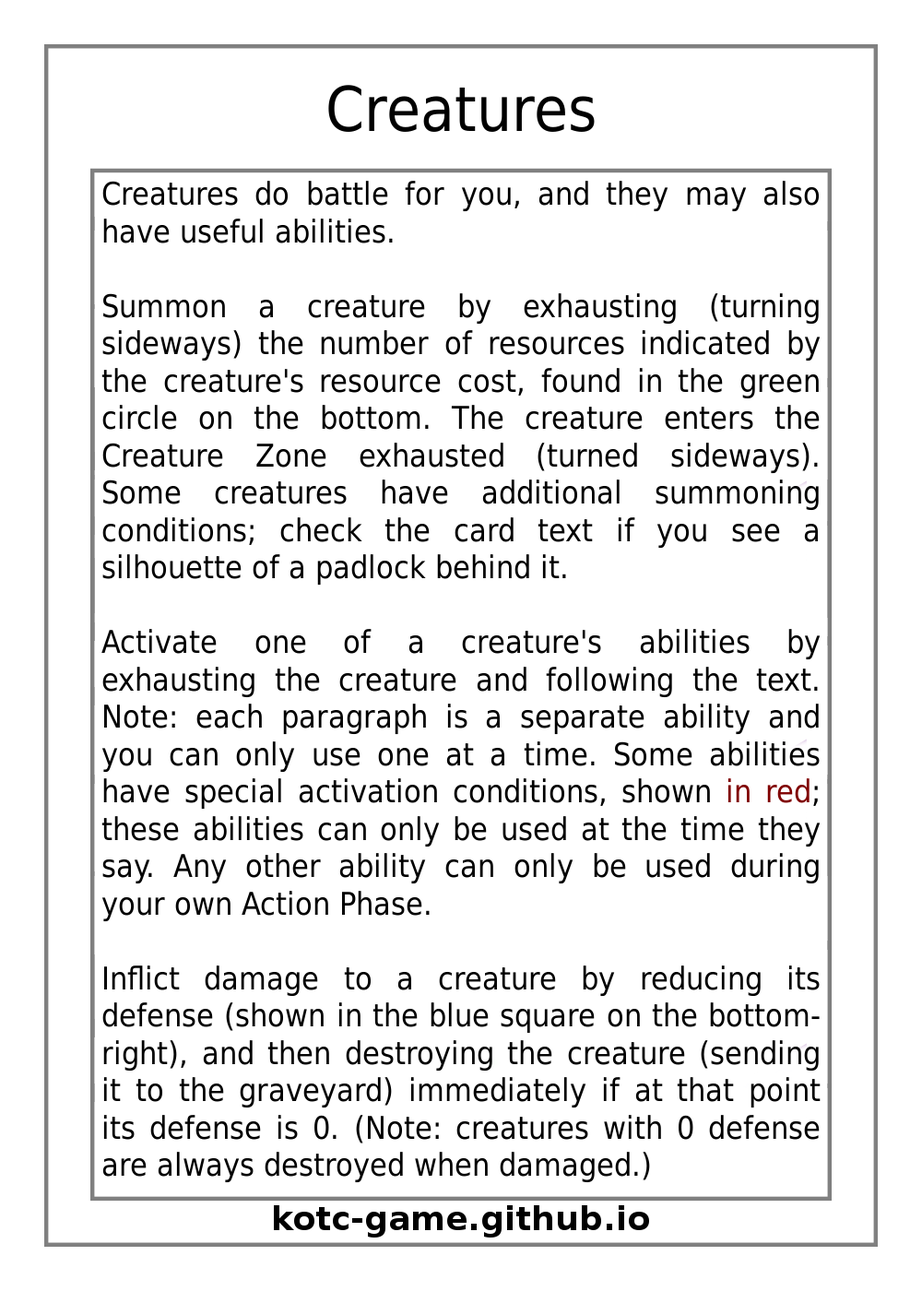
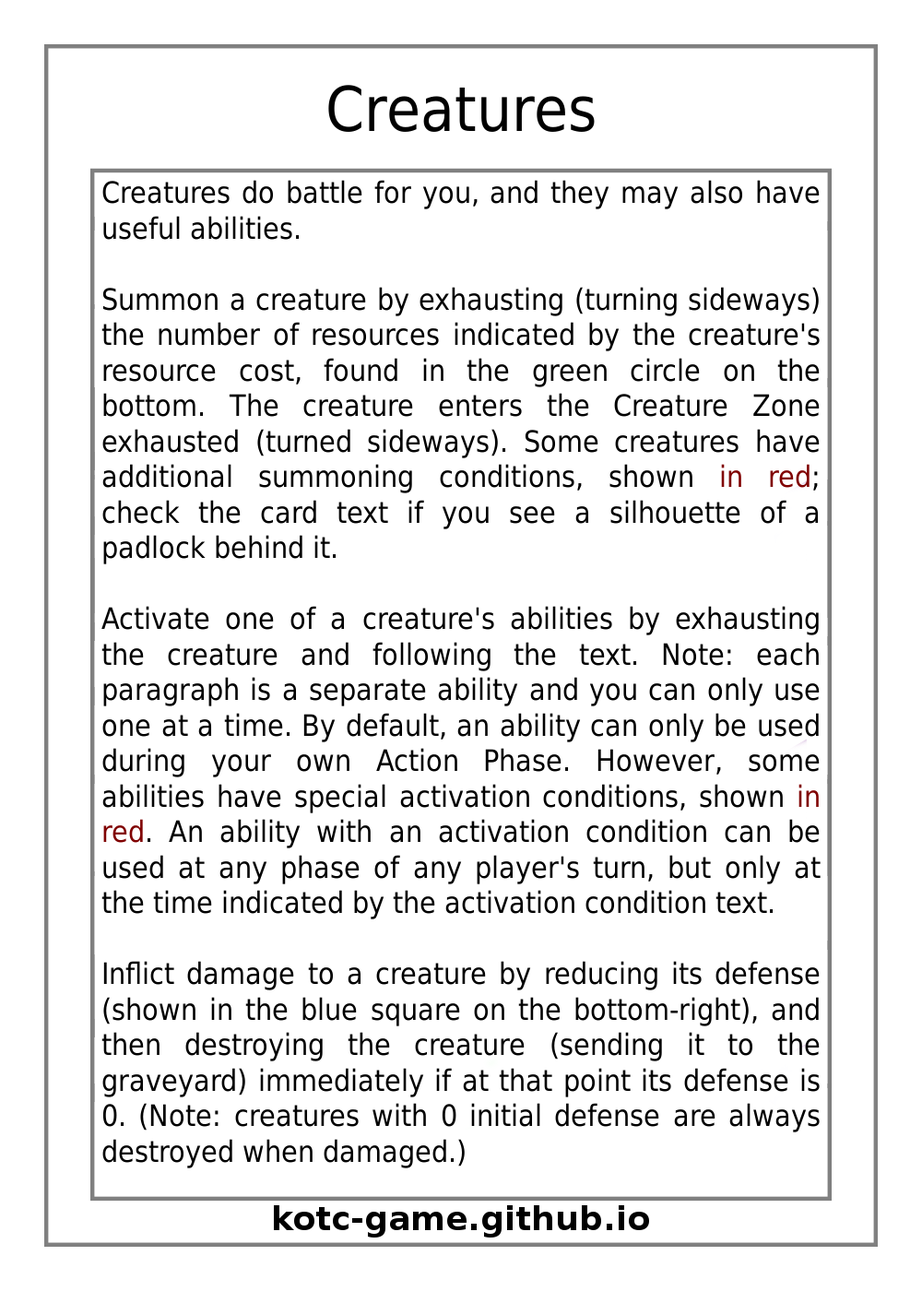
The second 922x1291 image is a revision of the first. Changes to its layers:
painted on "Effect Text" over [101, 179, 822, 1184]
